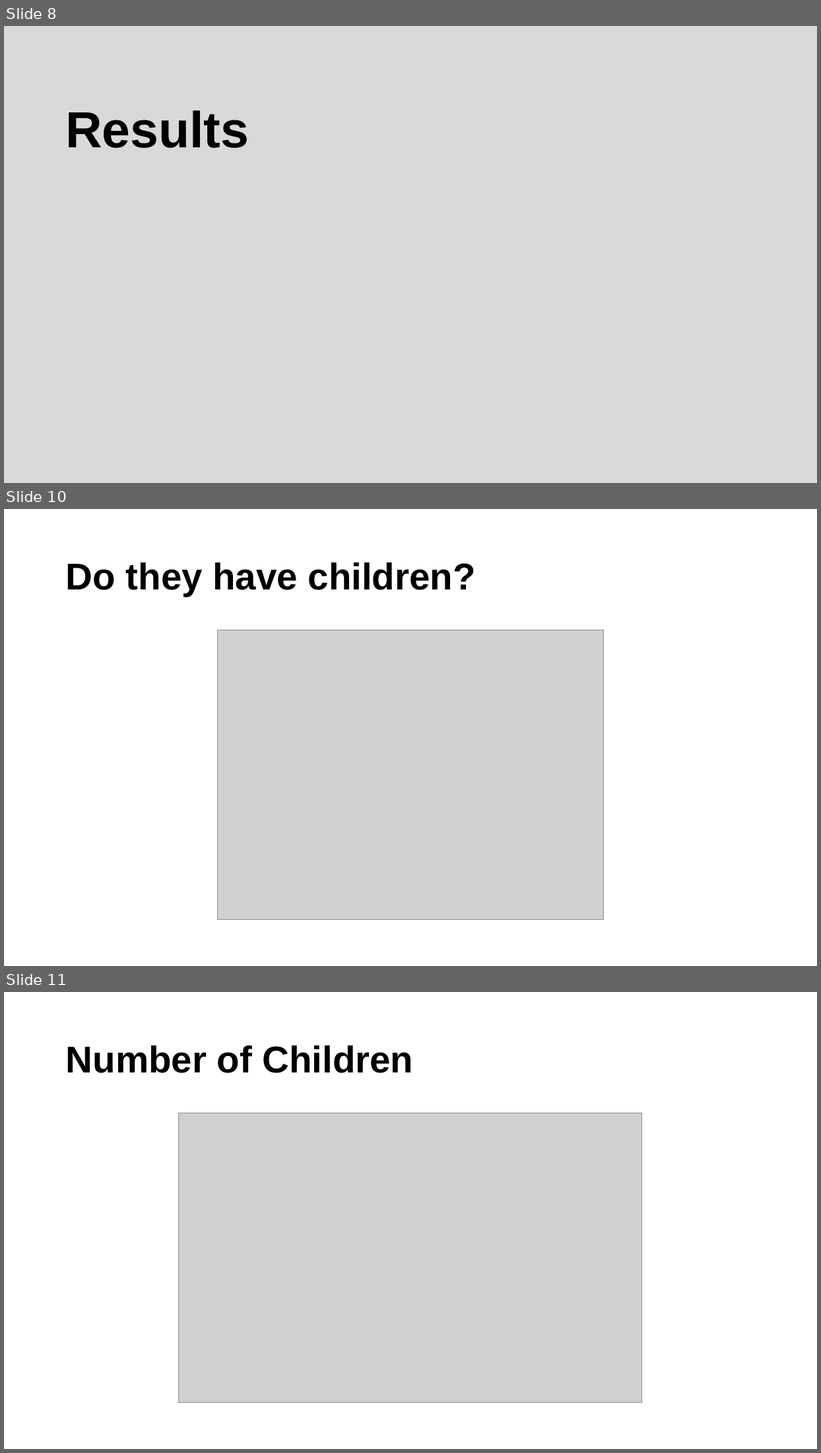
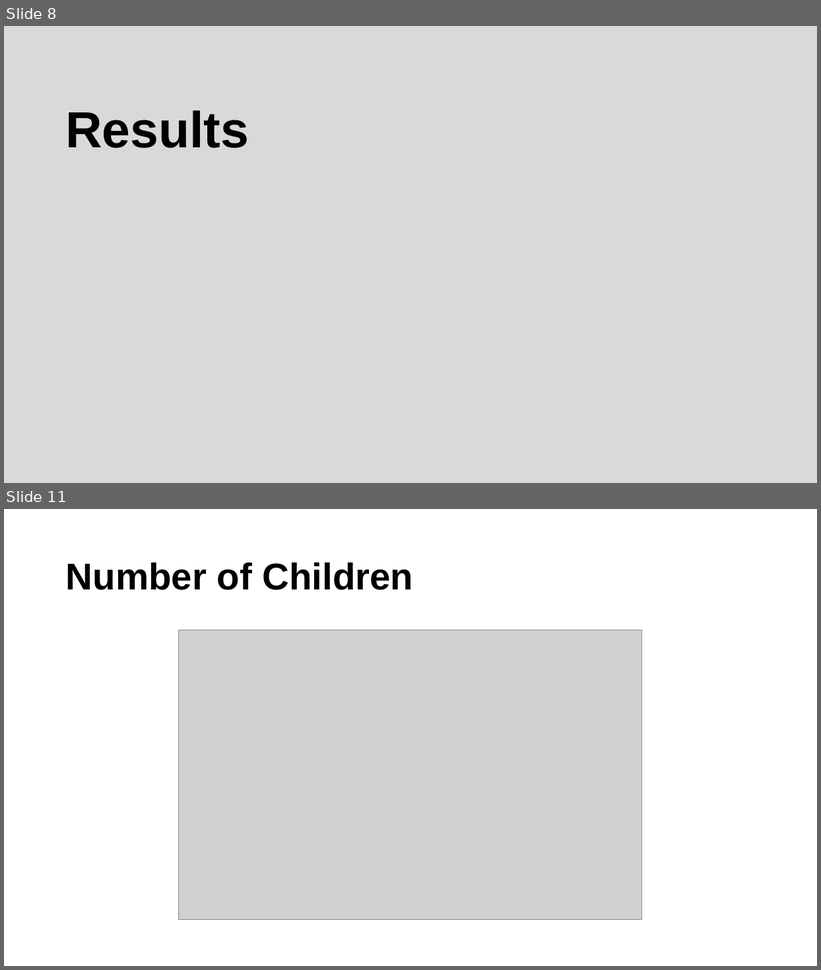
Before and after one commit to ucdiegorubi/oy_census_analysis, a slide deck: create_powerpoint/household_structure_estimates.pptx. Shown one above the other, each under a label of ours: slides 8, 10 and 11 before the commit, slides 8 and 11 after it; the slides between them are not shown. The pictures are 821x1453 and 821x970 pixels, drawn with LibreOffice and Linux fonts; fonts in the diff are those of the drawing; grey boxes stand for pictures; background and template pictures are left out. Boxes give left, top, right and bottom in pixels: in the first picture for what was removed or moved away, otherwise in the second. Text is boxed around its words. In the diff, an @@ line names an element or a change of style, - is before the commit and + after.

```diff
--- a/create_powerpoint/household_structure_estimates.pptx
+++ b/create_powerpoint/household_structure_estimates.pptx
@@ slide 10 removed at (4,509,817,966), background #FFFFFF @@
@@ title removed at (66,562,476,596) @@
-Do they have children?
@@ picture removed at (217,630,604,920) @@
```
Also in this commit, not shown: 5 slides changed, 1 slide added, 4 other files.
